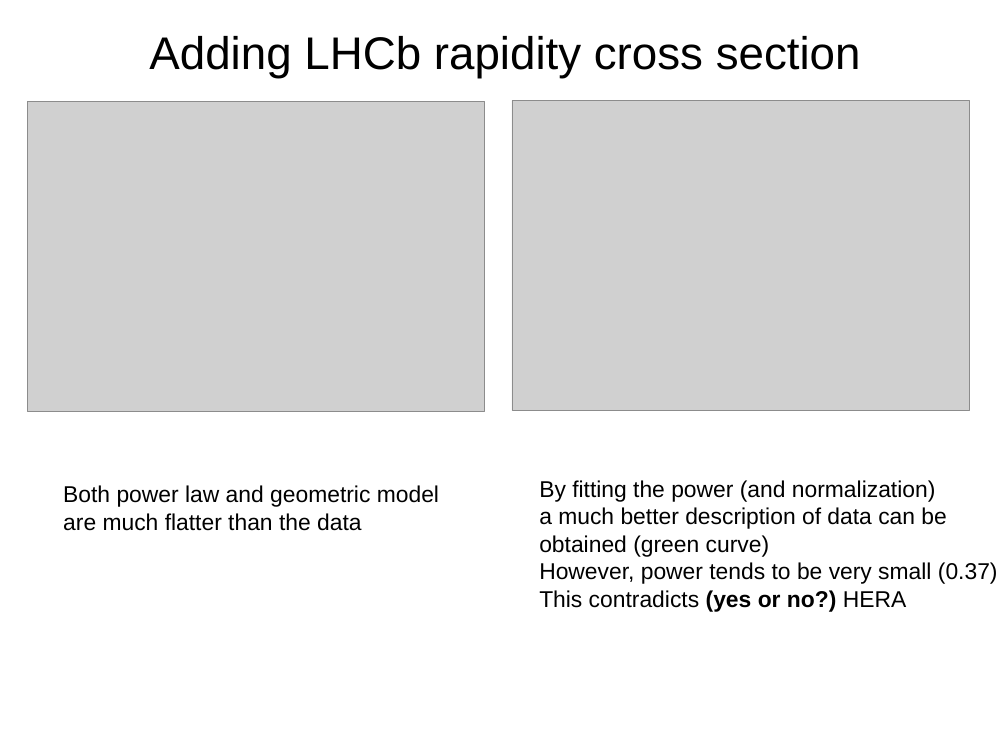
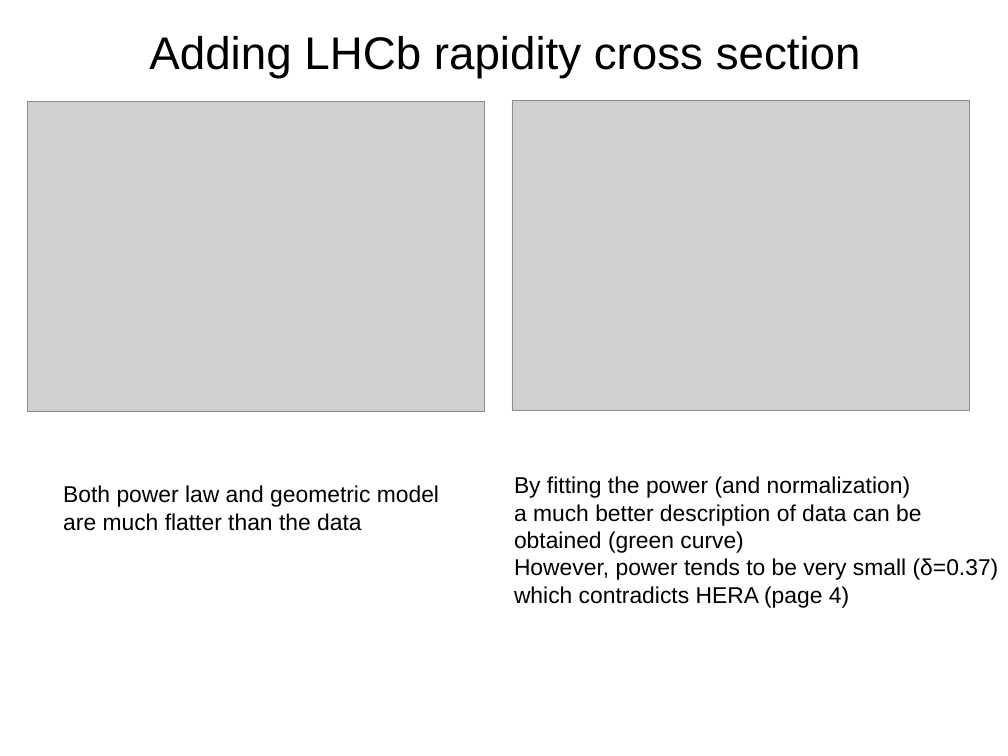
Before and after one commit to libov/diffraction, a slide deck: slide 2 of slides/01_18May2014/01_18May2014.odp. Drawn at 1008x756 pixels with LibreOffice and Linux fonts; fonts in the diff are those of the drawing; grey boxes stand for pictures. Boxes give left, top, right and bottom in pixels: in the first picture for what was removed or moved away, otherwise in the second. Text is boxed around its words. In the diff, an @@ line names an element or a change of style, - is before the commit and + after.

```diff
--- a/slides/01_18May2014/01_18May2014.odp
+++ b/slides/01_18May2014/01_18May2014.odp
@@ text "By fitting the power (and ...": place and size @@
-text "By fitting the power (and ..." at (539,480,998,612)
+text "By fitting the power (and ..." at (514,476,999,608)
@@ text at (514,558,999,608): text changed @@
-However, power tends to be very small (0.37)
-This contradicts (yes or no?) HERA
+However, power tends to be very small (δ=0.37)
+which contradicts HERA (page 4)
```
Also in this commit, not shown: 1 other slide changed, 2 slides added, 1 other file.
